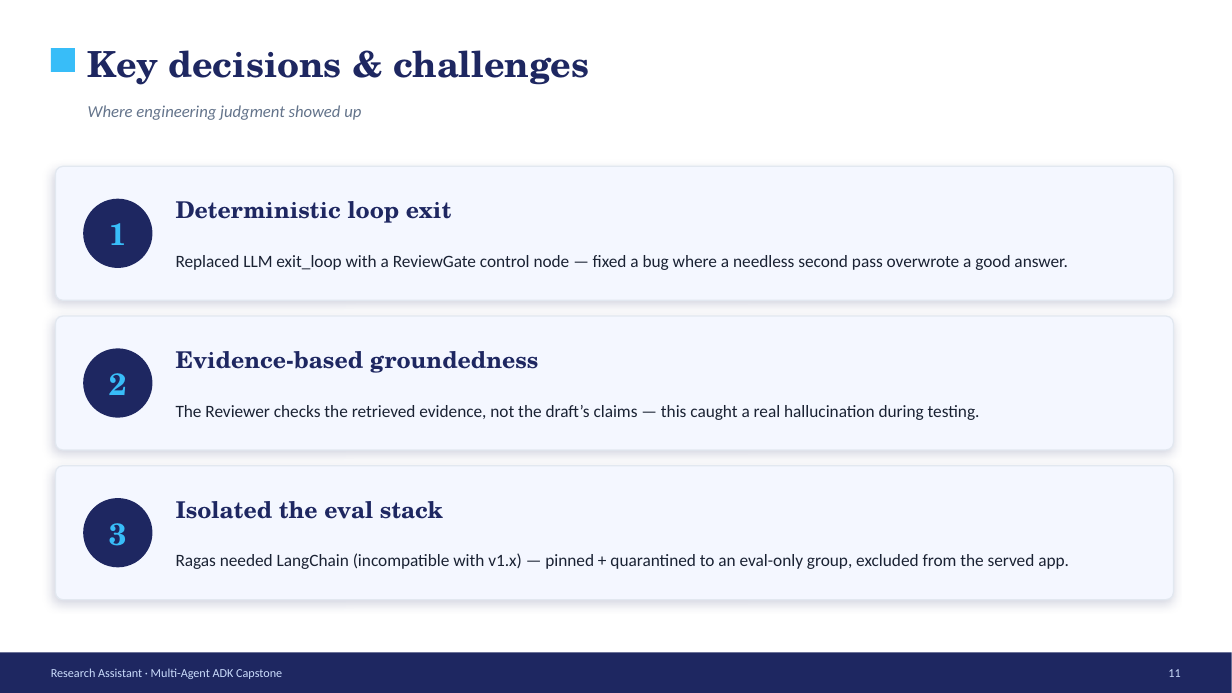
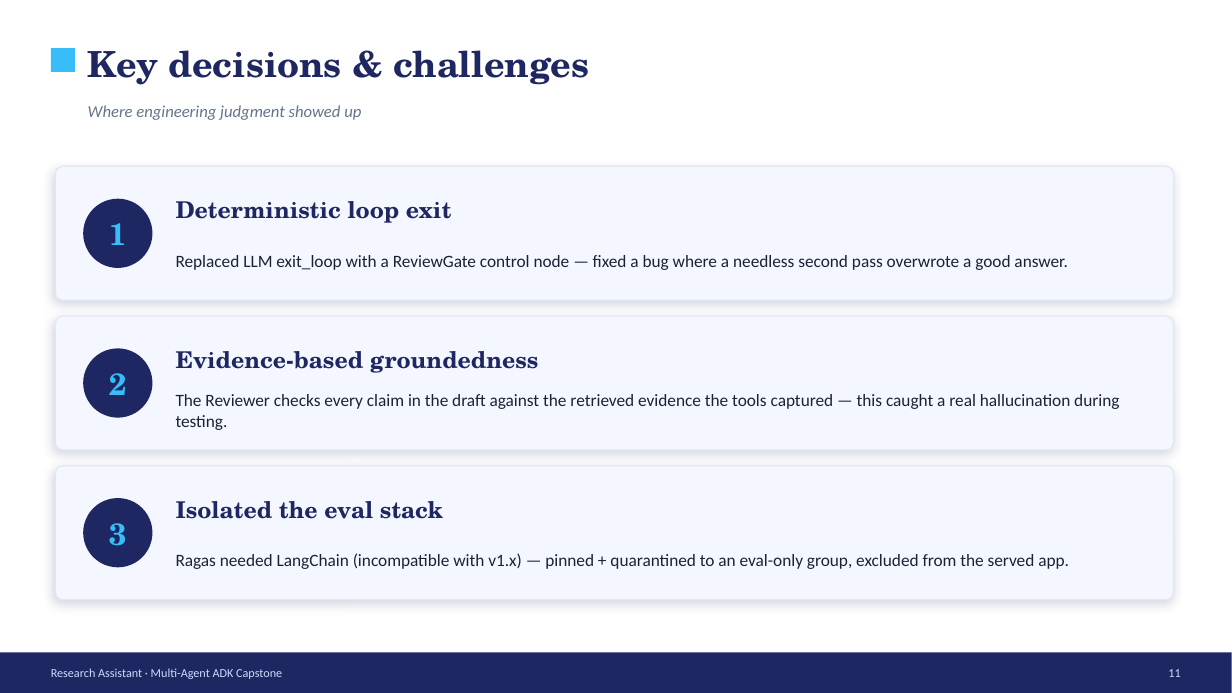
Before and after one commit to ZMalick/class-notes-rag, a slide deck: slide 11 of docs/Research-Assistant-Capstone.pptx. Drawn at 1232x693 pixels with LibreOffice and Linux fonts; fonts in the diff are those of the drawing. Boxes give left, top, right and bottom in pixels: in the first picture for what was removed or moved away, otherwise in the second. Text is boxed around its words. In the diff, an @@ line names an element or a change of style, - is before the commit and + after.

```diff
--- a/docs/Research-Assistant-Capstone.pptx
+++ b/docs/Research-Assistant-Capstone.pptx
@@ text at [176, 394, 1119, 430]: text changed @@
-The Reviewer checks the retrieved evidence, not the draft’s claims — this caught a real hallucination during testing.
+The Reviewer checks every claim in the draft against the retrieved evidence the tools captured — this caught a real hallucination during testing.
```
Also in this commit, not shown: 1 other slide changed, 19 other files.
